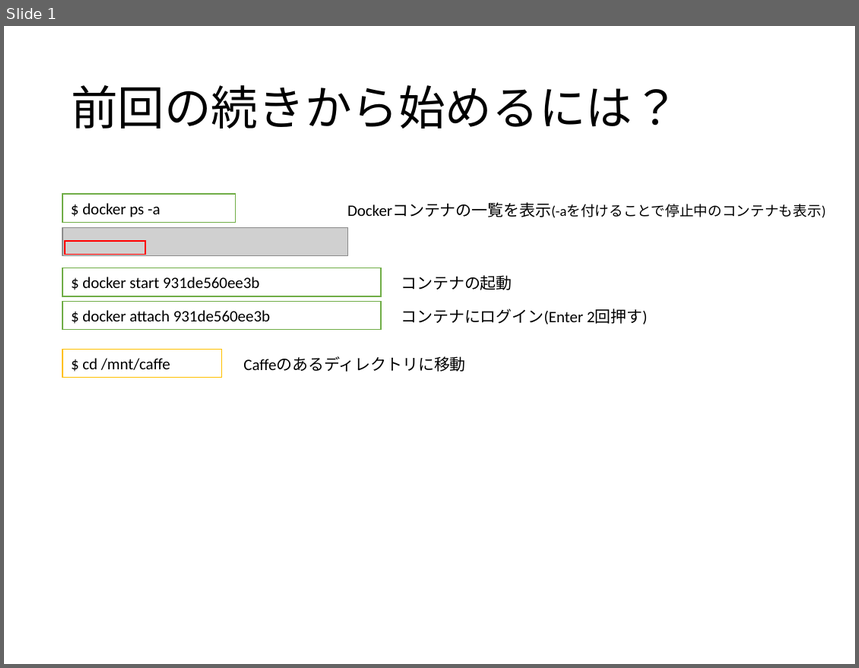
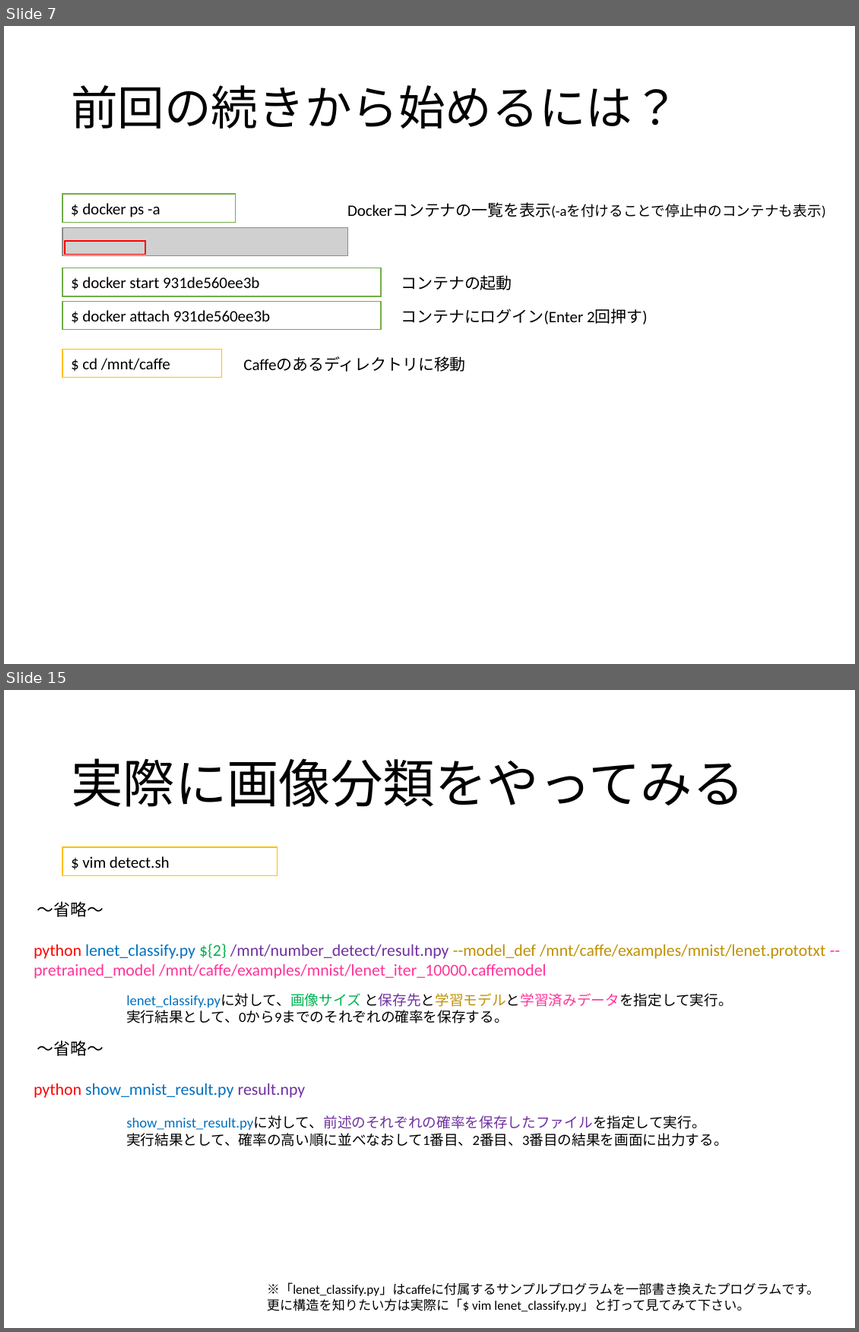
Before and after one commit to hara-lab-mizofumi/Seminar2016, a slide deck: 4-Caffeを使った画像分類.pptx. Shown one above the other, each under a label of ours: slide 1 before the commit, slides 7 and 15 after it; the slides between them are not shown. The pictures are 859x668 and 859x1332 pixels, drawn with LibreOffice and Linux fonts; fonts in the diff are those of the drawing; grey boxes stand for pictures. Boxes give left, top, right and bottom in pixels: in the first picture for what was removed or moved away, otherwise in the second. Text is boxed around its words. In the diff, an @@ line names an element or a change of style, - is before the commit and + after.

Commit message:
Modify
一応全部書いた

```diff
--- a/4-Caffeを使った画像分類.pptx
+++ b/4-Caffeを使った画像分類.pptx
@@ slide 15 added at (x1=4, y1=690, x2=855, y2=1328), background #FFFFFF @@
@@ title added at (x1=71, y1=758, x2=744, y2=807), 44 pt, text #000000 @@
+実際に画像分類をやってみる
@@ rectangle added at (x1=63, y1=847, x2=278, y2=875), fill #FFFFFF, outline #FFC000 1 pt, 13.5 pt, text #000000 @@
+$ vim detect.sh
@@ text added at (x1=34, y1=901, x2=826, y2=1098), 14 pt, text #FF3399 @@
+～省略～
+python lenet_classify.py ${2} /mnt/number_detect/result.npy --model_def /mnt/caffe/examples/mnist/lenet.prototxt --pretrained_model /mnt/caffe/examples/mnist/lenet_iter_10000.caffemodel
+～省略～
+python show_mnist_result.py result.npy
@@ text added at (x1=126, y1=993, x2=733, y2=1024), 12 pt, text #000000 @@
+lenet_classify.pyに対して、画像サイズ と保存先と学習モデルと学習済みデータを指定して実行。
+実行結果として、0から9までのそれぞれの確率を保存する。
@@ text added at (x1=126, y1=1116, x2=728, y2=1147), 12 pt, text #000000 @@
+show_mnist_result.pyに対して、前述のそれぞれの確率を保存したファイルを指定して実行。
+実行結果として、確率の高い順に並べなおして1番目、2番目、3番目の結果を画面に出力する。
@@ text added at (x1=267, y1=1283, x2=819, y2=1312), 11 pt, text #000000 @@
+※「lenet_classify.py」はcaffeに付属するサンプルプログラムを一部書き換えたプログラムです。
+更に構造を知りたい方は実際に「$ vim lenet_classify.py」と打って見てみて下さい。
@@ what was slide 1 is now slide 7 @@
```
Also in this commit, not shown: 2 slides changed, 8 other slides added.
